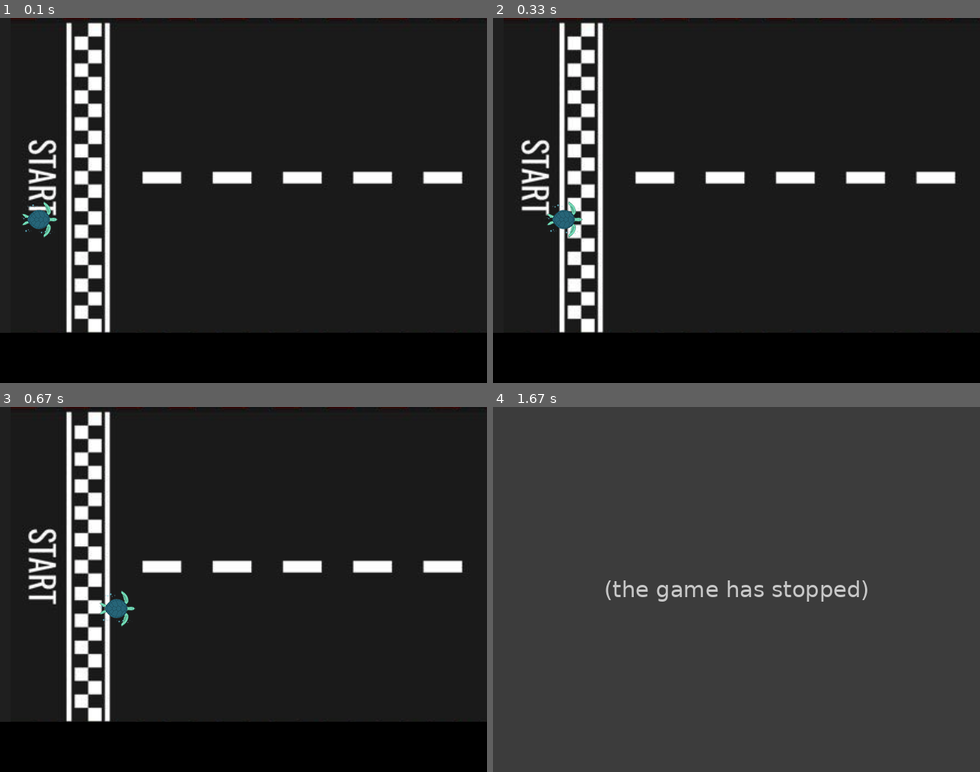
Above: before the commit, frames 1-4 (two rows, left to right).
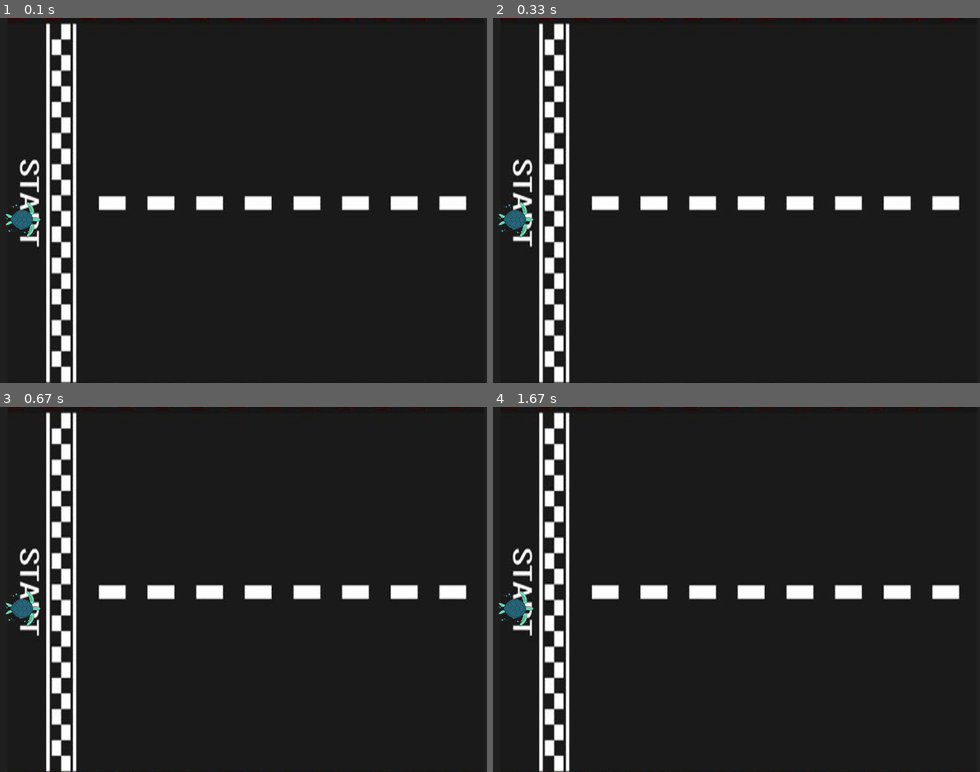
Above: after the commit, the same moments.

Repository: IrenaVent/pygamepredoot
Game: pygame game, started from game.py
Same seed, same stepped clock (60 frames per second), same inputs: the game is played once before the commit and once after it.
Inputs:
- Up to frame 1 (0.1 s): no input
- Up to frame 2 (0.33 s): no input
- Up to frame 3 (0.67 s): no input
- Up to frame 4 (1.67 s): no input

The runs differ from the first frame. In frame 1, 25% of the frame differs, in the area x 0-100%, y 0-100%; in frame 2, 25%; in frame 3, 25%; in frame 4, 99%.
Before the commit the program exited at 1.33 s; later frames show no game.

Commit message:
firstRunner done

Diff:
--- /dev/null
+++ b/bucle_basico.py
@@ -0,0 +1,21 @@
+import pygame
+import sys
+
+width = 640
+haight = 480
+
+screen = pygame.display.set_mode((width, haight))
+screen.fill((246, 147, 48))
+pygame.display.set_caption("Bucle básico")
+
+pygame.init()
+
+gameOver = False
+while not gameOver:
+    for event in pygame.event.get():
+        if event.type == pygame.QUIT:
+            gameOver = True
+
+    pygame.display.flip() # refrescar imagen
+
+pygame.quit()
--- a/game.py
+++ b/game.py
@@ -1,11 +1,20 @@
 import pygame
+import random
 
-class runner():
-    pass
+class Runner():
+    def __init__(self, x=0, y=0):
+        self.custome = pygame.image.load("./runner.png")
+        self.position = (x, y)
+        self.name = "Tortuga"
+
+    def avanzar(self):
+        self.position[0] += random.randint(1, 6)
 
 class Game():
 
-    # cooredores []
+    runners = []
+    __startLine = 5
+    __finishLine = 620
 
     def __init__(self):
 
@@ -13,28 +22,27 @@
         pygame.display.set_caption("Carrera de tortugas")
         self.background = pygame.image.load("./pista.png")
 
-        self.runner = pygame.image.load("./runner.png")
+        firstRunner= Runner(self.__startLine, 240)
+        firstRunner.name = "Speedy"
+        self.runners.append(firstRunner)
 
     def competir(self):
 
         pygame.init()
         x = 0
-        hayGanador = False
+        gameOver = False
 
-        while not hayGanador:
+
+        while not gameOver:
             # comprobación eventos
             for event in pygame.event.get():
                 if event.type == pygame.QUIT:
-                    pygame.quit()
+                    gameOver = True
 
-            # refrescar/renderizar pantalla
             self.__screen.blit(self.background, (0, 0))
-            self.__screen.blit(self.runner, (x, 240))
+            self.__screen.blit(self.runners[0].custome, self.runners[0].position)
+
             pygame.display.flip()
-
-            x += 3
-            if x >= 250:
-                hayGanador = True
 
         pygame.quit()
 
Binary file changed: pista.png
